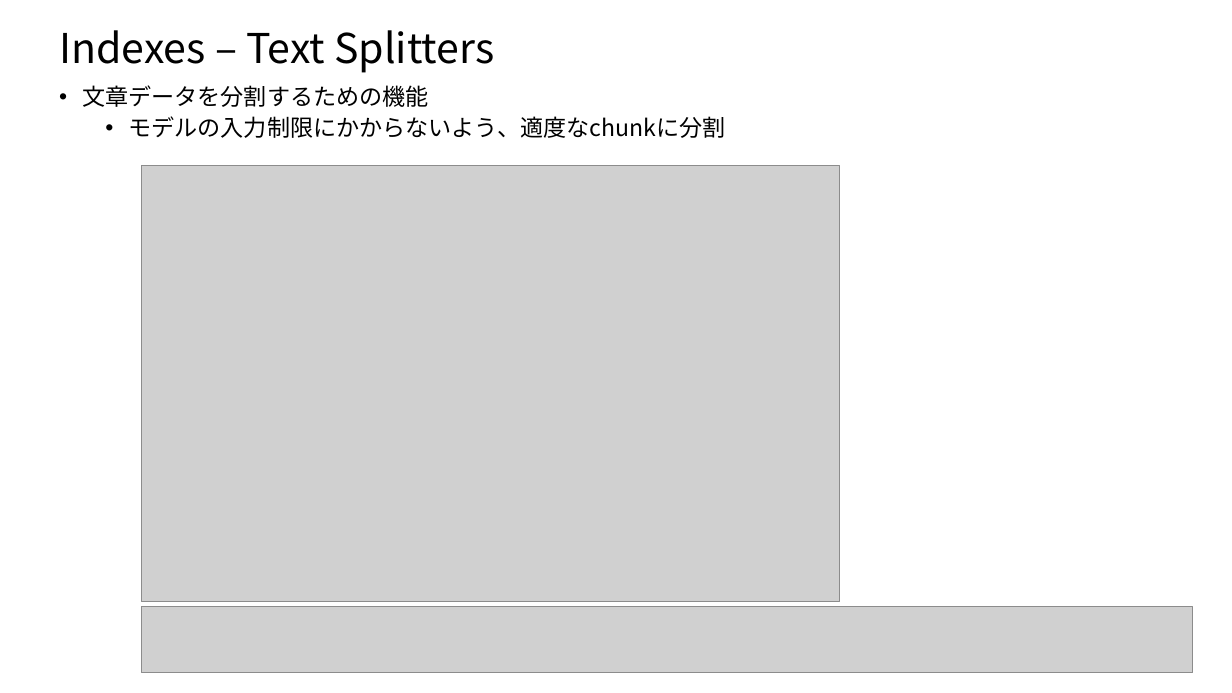
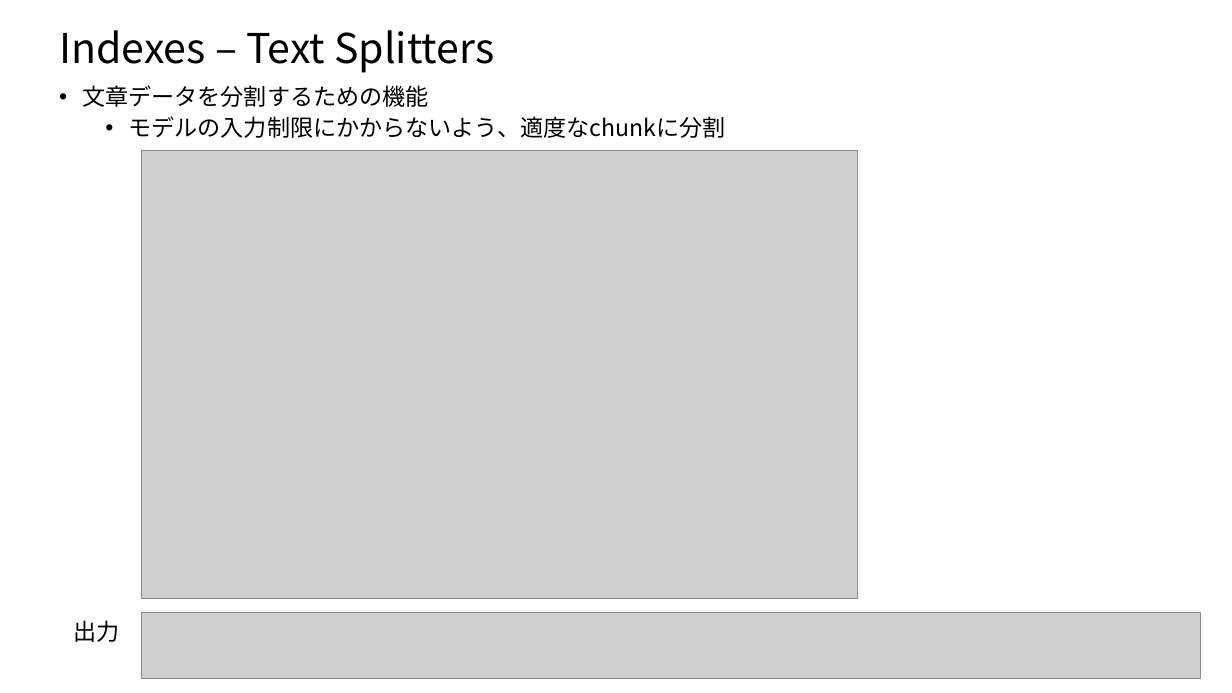
Before and after one commit to nakayasu720/report, a slide deck: slide 19 of LangChainについて.pptx. Drawn at 1232x693 pixels with LibreOffice and Linux fonts; fonts in the diff are those of the drawing; grey boxes stand for pictures. Boxes give left, top, right and bottom in pixels: in the first picture for what was removed or moved away, otherwise in the second. Text is boxed around its words. In the diff, an @@ line names an element or a change of style, - is before the commit and + after.

```diff
--- a/LangChainについて.pptx
+++ b/LangChainについて.pptx
@@ picture resized from (x1=141, y1=165, x2=840, y2=602) to (x1=141, y1=151, x2=859, y2=598) @@
@@ text added at (x1=74, y1=620, x2=120, y2=642), 18 pt, text #000000 @@
+出力
@@ picture resized from (x1=141, y1=607, x2=1193, y2=673) to (x1=141, y1=613, x2=1201, y2=679) @@
```
Also in this commit, not shown: 10 other slides changed, 1 slide added.
